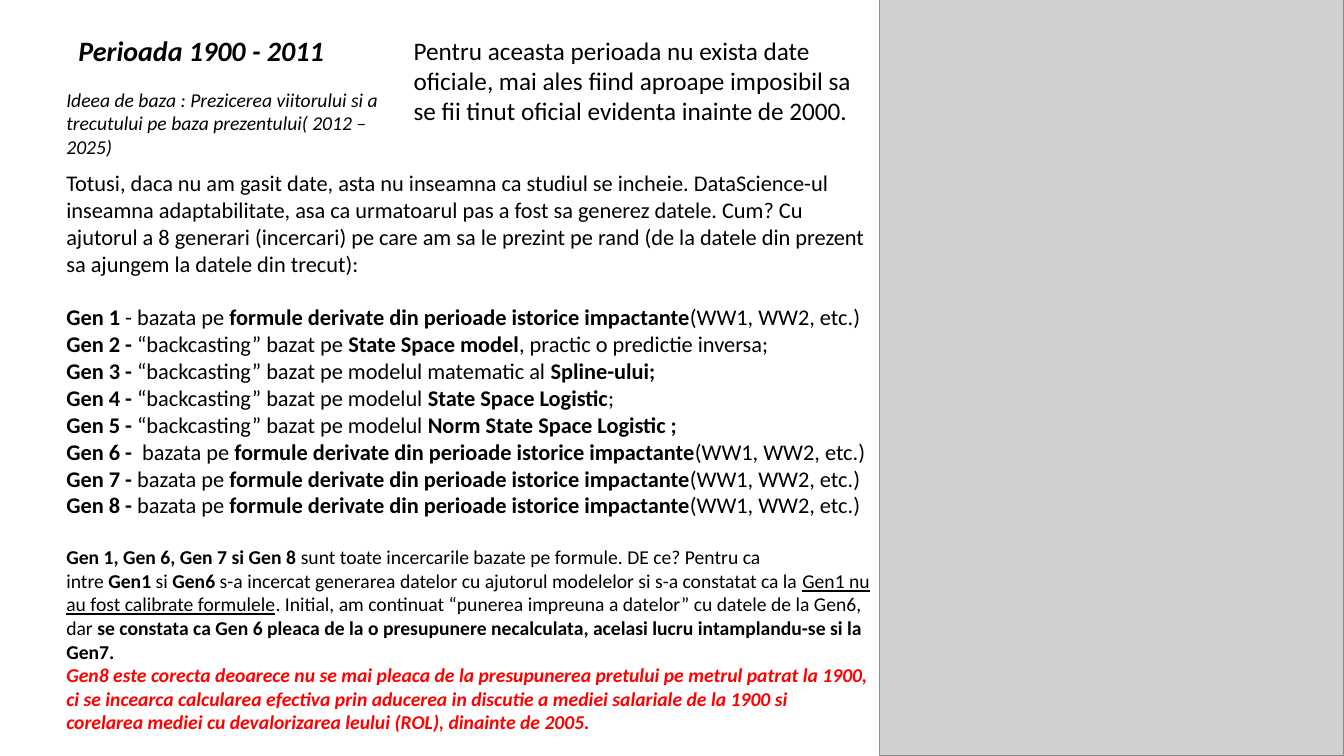
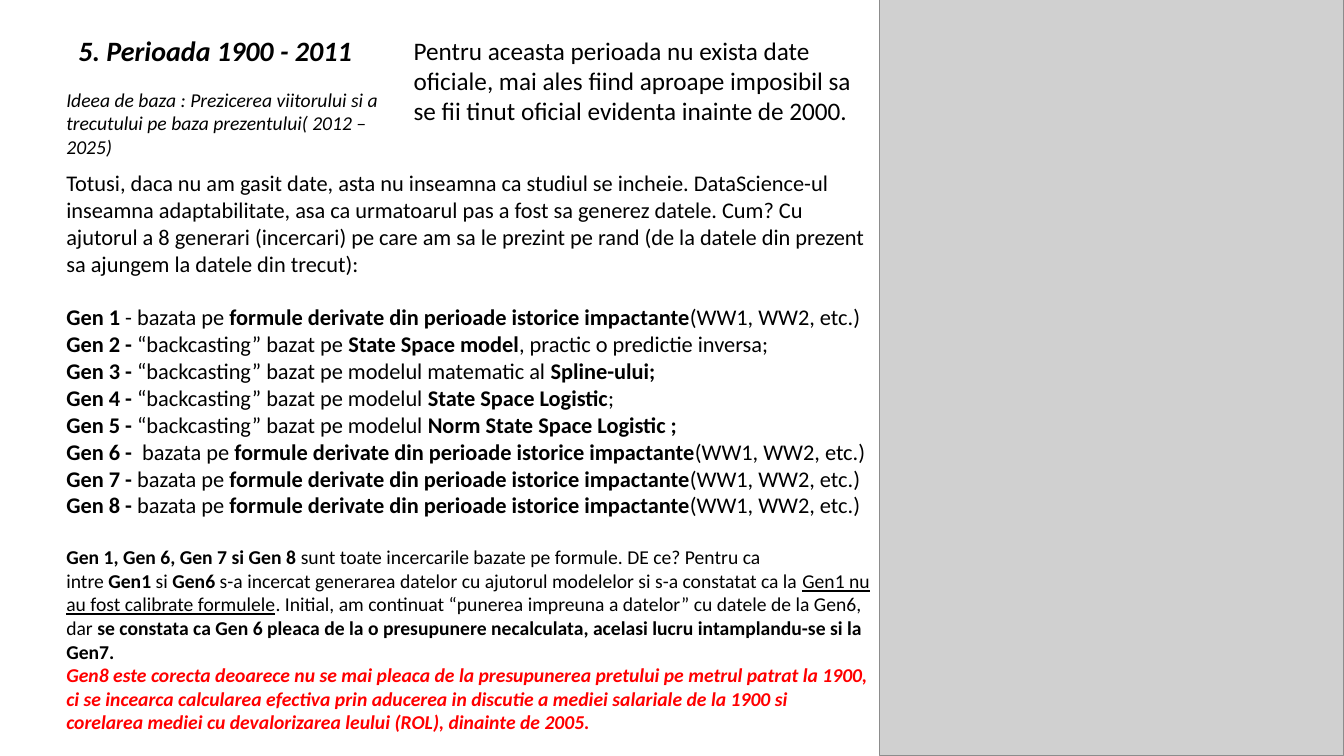
Before and after one commit to andrei-necsulea/Apartment_Prices_Prediction, a slide deck: slide 8 of Apartment_Prices_Craiova.pptx (slide 5 before the commit). Drawn at 1344x756 pixels with LibreOffice and Linux fonts; fonts in the diff are those of the drawing; grey boxes stand for pictures. Boxes give left, top, right and bottom in pixels: in the first picture for what was removed or moved away, otherwise in the second. Text is boxed around its words. In the diff, an @@ line names an element or a change of style, - is before the commit and + after.

```diff
--- a/Apartment_Prices_Craiova.pptx
+++ b/Apartment_Prices_Craiova.pptx
@@ text at [78,41,352,62]: text changed @@
-Perioada 1900 - 2011
+5. Perioada 1900 - 2011
```
Also in this commit, not shown: 5 other slides changed, 7 slides added, 1 other file.
